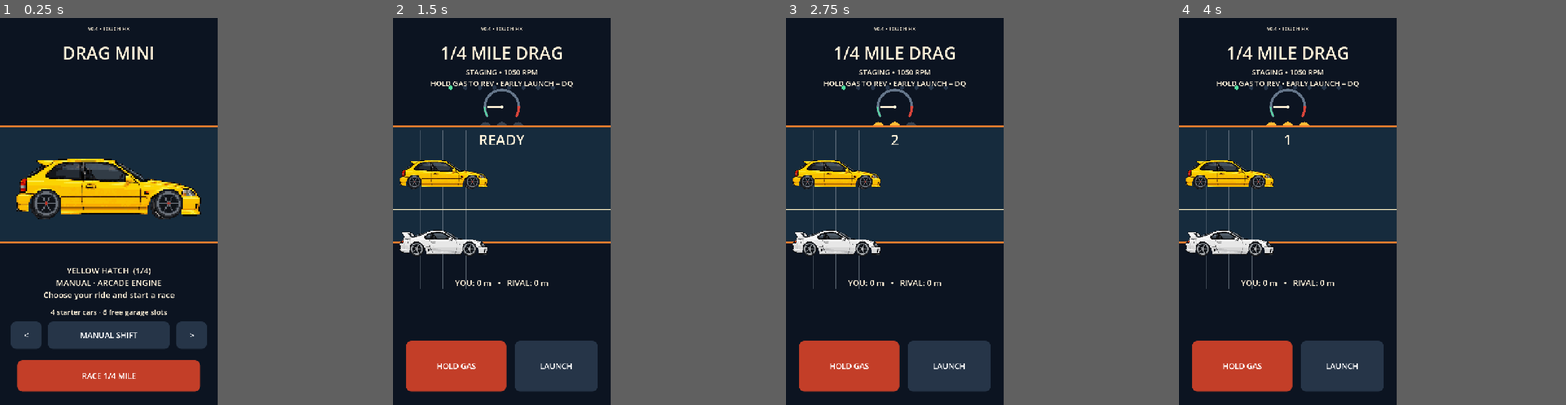
Above: before the commit, frames 1-4 (left to right).
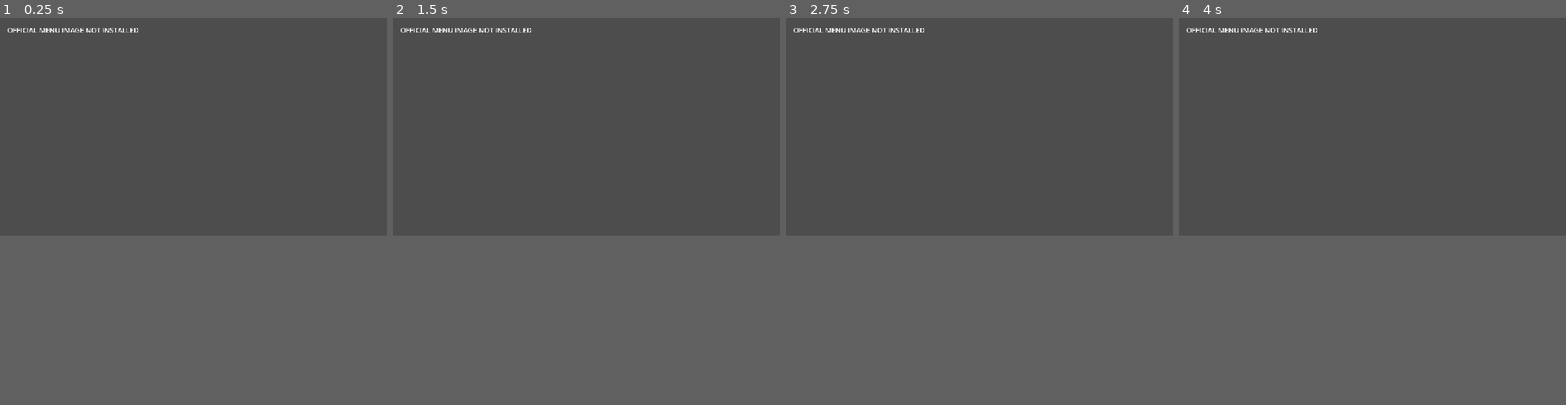
Above: after the commit, the same moments.

Repository: 1993velezpadilla-source/Drag-mini
Game: Godot game, scene res://scenes/main.tscn
The game is run twice, just before and just after one commit, with the same random seed, the same clock (stepped at 60 frames per second) and the same inputs.
Inputs (mouse positions are in pixels of both pictures, inside the frame that each line leads up to):
- Up to frame 1 (0.25 s): no input
- Up to frame 2 (1.5 s): click (501, 374) at 0.5 s, where only the run before the commit has a clickable "RACE 1/4 MILE"; tap Enter at 1.25 s; move the mouse to (547, 192) at 1.27 s; click (547, 192) at 1.42 s
- Up to frame 3 (2.75 s): tap Space at 2 s; drag from (851, 230) to (882, 288) at 2.02 s
- Up to frame 4 (4 s): move the mouse to (1310, 126) at 2.77 s; click (1310, 126) at 2.92 s; tap Enter at 3.5 s; drag from (1275, 288) to (1221, 153) at 3.52 s
In our replay, the window is 450x800 before the commit and 800x450 after it. These sizes can differ from the game's own. Grey fills any space a smaller window leaves; there, only what the larger window draws over its background counts as a difference.

The runs differ from the first frame. In frame 1, 40% of the frame differs, in the area x 0-57%, y 0-97%; in frame 2, 39%; in frame 3, 39%; in frame 4, 39%.

Commit message:
feat(v0.5): official clickable photo menu, scrolling photo track and single colored shift lamp; expose Android wallpaper API

Diff:
--- a/project.godot
+++ b/project.godot
@@ -7,10 +7,10 @@
 config/features=PackedStringArray("4.6", "GL Compatibility")
 
 [display]
-window/size/viewport_width=720
-window/size/viewport_height=1280
+window/size/viewport_width=1280
+window/size/viewport_height=720
 window/stretch/mode="canvas_items"
-window/handheld/orientation=1
+window/handheld/orientation=0
 
 [rendering]
 textures/vram_compression/import_etc2_astc=true
--- a/scripts/main.gd
+++ b/scripts/main.gd
@@ -2,6 +2,8 @@
 ## DRAG MINI v0.1: local offline race. Values are arcade balancing, not specs.
 const QUARTER_MILE_M := 402.336
 const WheelLayers = preload("res://scripts/wheel_layers.gd")
+const OfficialMenu = preload("res://scripts/official_menu.gd")
+const OfficialTrack = preload("res://scripts/official_track.gd")
 const CAR_PATHS := [
     "res://assets/cars/civic_hatch_game.png",
     "res://assets/cars/supra_mk4_game.png",
@@ -21,11 +23,16 @@
 var wallpaper_road_offset := 0.0
 var selected := 0
 var auto_shift := false
-var screen := "garage"
+var screen := "menu"
 var player := {}
 var rival := {}
 var elapsed := 0.0
 var finish_text := ""
+var shift_feedback_until := 0.0
+var shift_feedback := ""
+var shift_feedback_label: Label
+var track_image: Texture2D
+var menu_overlay: Control
 var throttle_held := false
 var gas_finger := -1
 var mouse_gas := false
@@ -64,8 +71,16 @@
         images.append(tex)
         if tex != null:
             visual_cars.append(WheelLayers.build(tex, visual_cars.size()))
+    if ResourceLoader.exists(OfficialTrack.TRACK_PATH):
+        track_image = load(OfficialTrack.TRACK_PATH) as Texture2D
+    else:
+        push_warning("OFFICIAL TRACK PNG MISSING: " + OfficialTrack.TRACK_PATH)
     _make_ui()
-    _show_garage()
+    menu_overlay = OfficialMenu.new()
+    menu_overlay.name = "OfficialMenuClickable"
+    menu_overlay.action_selected.connect(_menu_action)
+    add_child(menu_overlay)
+    _show_main_menu()
     if wallpaper_bridge.is_wallpaper:
         _enter_wallpaper_mode()
 
@@ -115,10 +130,12 @@
 
 func _make_ui() -> void:
     title_label = _label("DRAG MINI", 0.04, 0.14, 57)
-    build_label = _label("V0.4 • TOUCH FIX", 0.008, 0.048, 17)
+    build_label = _label("V0.5 • OFFICIAL PHOTO BUILD", 0.008, 0.048, 17)
     detail_label = _label("", 0.63, 0.74, 27)
     telemetry_label = _label("", 0.125, 0.185, 24)
     message_label = _label("", 0.72, 0.80, 24)
+    shift_feedback_label = _label("", 0.35, 0.42, 42)
+    shift_feedback_label.visible = false
     countdown_label = _label("", 0.275, 0.355, 48)
     countdown_label.visible = false
     prev_button = _button("<", 0.04, 0.78, 0.20, 0.86)
@@ -142,11 +159,44 @@
     mode_button.pressed.connect(_toggle_mode)
     race_button.pressed.connect(_start_race)
     retry_button.pressed.connect(_start_race)
-    garage_button.pressed.connect(_show_garage)
+    garage_button.pressed.connect(_show_main_menu)
     wallpaper_button.pressed.connect(_request_wallpaper)
+
+func _menu_action(action: String) -> void:
+    match action:
+        "race", "start":
+            _start_race()
+        "garage":
+            _show_garage()
+        "wallpaper":
+            # No false positive: communicate actual error if Android plugin fails.
+            _show_garage()
+            _request_wallpaper()
+        "upgrades", "settings":
+            _show_garage()
+            message_label.text = action.to_upper() + " — COMING SOON"
+        _:
+            push_warning("Unknown menu action: " + action)
+
+func _show_main_menu() -> void:
+    screen = "menu"
+    throttle_held = false
+    gas_finger = -1
+    mouse_gas = false
+    for node in get_children():
+        if node is Button or node is Label:
+            node.visible = false
+    if menu_overlay != null:
+        menu_overlay.visible = true
+    queue_redraw()
 
 func _show_garage() -> void:
     screen = "garage"
+    if menu_overlay != null:
+        menu_overlay.visible = false
+    build_label.visible = true
+    detail_label.visible = true
+    shift_feedback_label.visible = false
     throttle_held = false
     gas_finger = -1
     mouse_gas = false
@@ -190,6 +240,11 @@
 
 func _start_race() -> void:
     screen = "race"
+    if menu_overlay != null:
+        menu_overlay.visible = false
+    build_label.visible = true
+    shift_feedback_until = 0.0
+    shift_feedback_label.visible = false
     elapsed = 0.0
     finish_text = ""
     throttle_held = false
@@ -282,7 +337,14 @@
         return
     if countdown > 0.0:
         _false_start()
-    elif not auto_shift:
+    elif not auto_shift and float(player["shift_timer"]) <= 0.0 and int(player["gear"]) < RATIOS.size() - 1:
+        # Single shift feedback, calculated at the instant the button is tapped.
+        var ratio: float = float(player["rpm"]) / float(CARS[selected]["redline"])
+        shift_feedback = "EARLY" if ratio < 0.87 else ("PERFECT" if ratio <= 0.965 else "LATE")
+        shift_feedback_label.text = shift_feedback
+        shift_feedback_label.add_theme_color_override("font_color", Color("ffd34c") if shift_feedback == "EARLY" else (Color("4dff83") if shift_feedback == "PERFECT" else Color("ff5353")))
+        shift_feedback_label.visible = true
+        shift_feedback_until = 0.95
         _shift(player)
 
 func _false_start() -> void:
@@ -342,6 +404,10 @@
         return
     if screen != "race":
         return
+    if shift_feedback_until > 0.0:
+        shift_feedback_until = maxf(0.0, shift_feedback_until - delta)
+        if shift_feedback_until <= 0.0:
+            shift_feedback_label.visible = false
     if false_start:
         return
     if countdown > 0.0:
@@ -397,13 +463,23 @@
     if wallpaper_mode:
         _draw_wallpaper(sz)
         return
+    if screen == "menu":
+        return # The exact owner's photo is drawn by official_menu.gd child.
     draw_rect(Rect2(Vector2.ZERO, sz), Color("0c1421"))
     if screen == "race":
         _draw_rpm_meter(sz)
         _draw_race_lights(sz)
-    draw_rect(Rect2(0, sz.y * 0.28, sz.x, sz.y * 0.30), Color("162b3d"))
-    draw_line(Vector2(0, sz.y * 0.28), Vector2(sz.x, sz.y * 0.28), Color("ef7d2e"), 4)
-    draw_line(Vector2(0, sz.y * 0.58), Vector2(sz.x, sz.y * 0.58), Color("ef7d2e"), 4)
+    var track_rect := Rect2(0, sz.y * 0.275, sz.x, sz.y * 0.50)
+    if screen == "race" and track_image != null:
+        var progress: float = clampf(maxf(float(player.get("distance", 0.0)), float(rival.get("distance", 0.0))) / QUARTER_MILE_M, 0.0, 1.0)
+        var launch_visible: bool = OfficialTrack.draw(self, track_image, track_rect, progress)
+        if launch_visible:
+            OfficialTrack.draw_map_tree(self, track_rect, countdown, false_start)
+    else:
+        draw_rect(Rect2(0, sz.y * 0.28, sz.x, sz.y * 0.30), Color("162b3d"))
+    if screen != "race" or track_image == null:
+        draw_line(Vector2(0, sz.y * 0.28), Vector2(sz.x, sz.y * 0.28), Color("ef7d2e"), 4)
+        draw_line(Vector2(0, sz.y * 0.58), Vector2(sz.x, sz.y * 0.58), Color("ef7d2e"), 4)
     if images.is_empty():
         return
     if screen == "garage":
@@ -413,19 +489,24 @@
     else:
         var start_x := sz.x * 0.02
         var course_w := sz.x * 0.42
-        for p in [0.25, 0.50, 0.75, 1.0]:
+        for p in [0.25, 0.50, 0.75, 1.0] if track_image == null else []:
             var x: float = start_x + course_w * float(p)
             draw_line(Vector2(x, sz.y * 0.29), Vector2(x, sz.y * 0.70), Color("86919c", 0.6), 2)
-        draw_line(Vector2(0, sz.y * 0.495), Vector2(sz.x, sz.y * 0.495), Color("f1e5bb"), 3)
-        var car_w := sz.x * 0.43
+        if track_image == null:
+            draw_line(Vector2(0, sz.y * 0.495), Vector2(sz.x, sz.y * 0.495), Color("f1e5bb"), 3)
+        var car_w := sz.x * (0.20 if track_image != null else 0.43)
         var player_id: int = int(player["car_id"])
         if player_id < visual_cars.size():
             var px: float = start_x + course_w * (player["distance"] / QUARTER_MILE_M)
-            WheelLayers.draw_car(self, visual_cars[player_id], Rect2(px, sz.y * 0.35, car_w, car_w * 54.0 / 128.0), float(player["wheel_angle"]))
+            if track_image != null:
+                px = clampf(sz.x * 0.26 + (float(player["distance"]) - float(rival["distance"])) * 2.0, -car_w * 0.5, sz.x * 0.72)
+            WheelLayers.draw_car(self, visual_cars[player_id], Rect2(px, sz.y * (0.48 if track_image != null else 0.35), car_w, car_w * 54.0 / 128.0), float(player["wheel_angle"]))
         var rival_id: int = int(rival["car_id"])
         if rival_id < visual_cars.size():
             var rx: float = start_x + course_w * (rival["distance"] / QUARTER_MILE_M)
-            WheelLayers.draw_car(self, visual_cars[rival_id], Rect2(rx, sz.y * 0.52, car_w, car_w * 54.0 / 128.0), float(rival["wheel_angle"]))
+            if track_image != null:
+                rx = clampf(sz.x * 0.26 + (float(rival["distance"]) - float(player["distance"])) * 2.0, -car_w * 0.5, sz.x * 0.72)
+            WheelLayers.draw_car(self, visual_cars[rival_id], Rect2(rx, sz.y * (0.59 if track_image != null else 0.52), car_w, car_w * 54.0 / 128.0), float(rival["wheel_angle"]))
 
 # Live-wallpaper mode: no garage, race logic, multiplayer, HUD or high-rate updates.
 # All wallpaper-native calls live in wallpaper_bridge.gd, guarded by Android checks.
@@ -466,10 +547,11 @@
     var angle: float = lerpf(start_angle, end_angle, ratio)
     draw_line(c, c + Vector2(cos(angle), sin(angle)) * rad * 0.84, Color("fff1d7"), 4.0)
     draw_circle(c, 5.0, Color("fff1d7"))
-    for i in range(8):
-        var lamp := Vector2(sz.x * (0.265 + 0.067 * float(i)), sz.y * 0.18)
-        var lit: bool = ratio >= float(i + 1) / 8.0
-        draw_circle(lamp, 7.0, (Color("ee4941") if i >= 6 else Color("52de9f")) if lit else Color("263549"))
+    # Exactly ONE shifting light. Display follows RPM, text follows SHIFT press.
+    var shift_color := Color("ffd34c") if ratio < 0.87 else (Color("48ff86") if ratio <= 0.965 else Color("ff4242"))
+    var lamp := Vector2(sz.x * 0.50, sz.y * 0.18)
+    draw_circle(lamp, 19.0, Color(shift_color.r, shift_color.g, shift_color.b, 0.20))
+    draw_circle(lamp, 10.0, shift_color)
 
 func _draw_wallpaper(sz: Vector2) -> void:
     draw_rect(Rect2(Vector2.ZERO, sz), Color("08101d"))
--- a/scripts/official_menu.gd
+++ b/scripts/official_menu.gd
@@ -62,6 +62,6 @@
     button.pivot_offset = button.size * 0.5
     tween.tween_property(button, "scale", Vector2(0.975, 0.975), 0.07)
     tween.tween_property(button, "scale", Vector2.ONE, 0.11)
-    if Input.get_current_cursor_shape() >= 0:
+    if OS.get_name() == "Android":
         Input.vibrate_handheld(27)
     action_selected.emit(action)
Not shown, changed: scripts/build_live_wallpaper_46.sh
